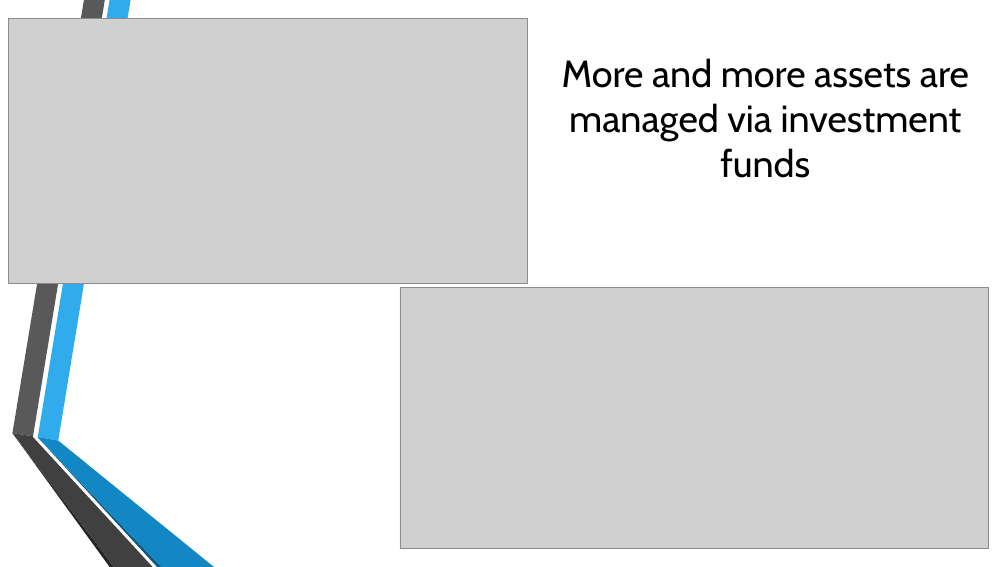
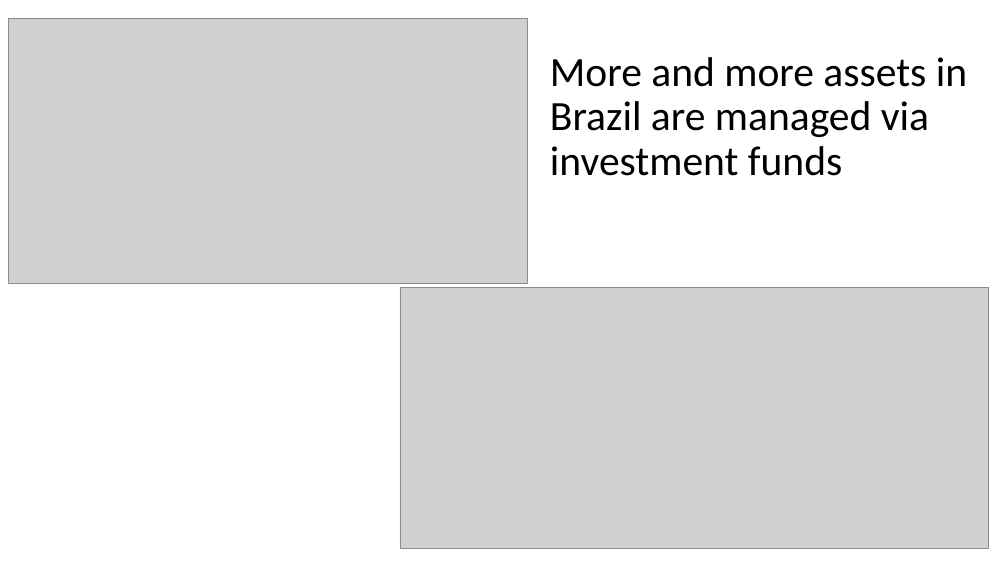
Before and after one commit to rafaelimai/ibmdscapstone, a slide deck: slide 3 of Presentation.pptx (slide 2 before the commit). Drawn at 1008x567 pixels with LibreOffice and Linux fonts; fonts in the diff are those of the drawing; grey boxes stand for pictures; background and template pictures are left out. Boxes give left, top, right and bottom in pixels: in the first picture for what was removed or moved away, otherwise in the second. Text is boxed around its words. In the diff, an @@ line names an element or a change of style, - is before the commit and + after.

Commit message:
Final apresentação

```diff
--- a/Presentation.pptx
+++ b/Presentation.pptx
@@ title at (x1=550, y1=57, x2=967, y2=176): text changed; size 36 to 39.6 pt; font Cabin to Calibri @@
-More and more assets are managed via investment funds
+More and more assets in Brazil are managed via investment funds
@@ group removed at (x1=12, y1=0, x2=214, y2=567): 6 freeform shapes @@
```
Also in this commit, not shown: 1 other slide changed, 19 slides added, 1 slide removed.
